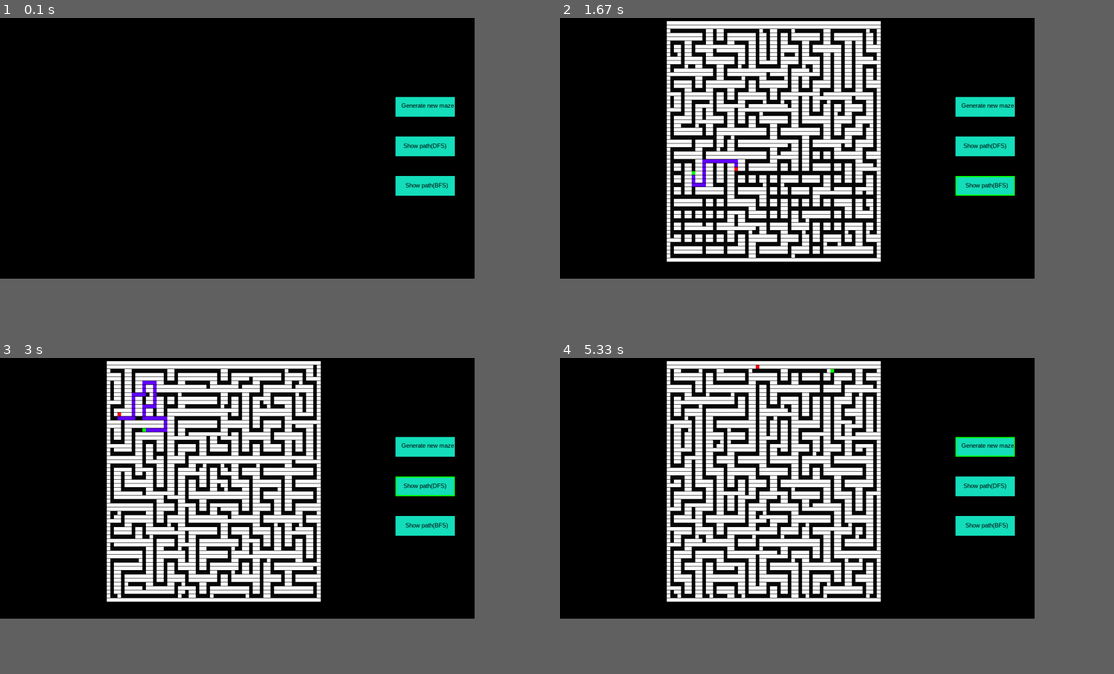
Above: before the commit, frames 1-4 (two rows, left to right).
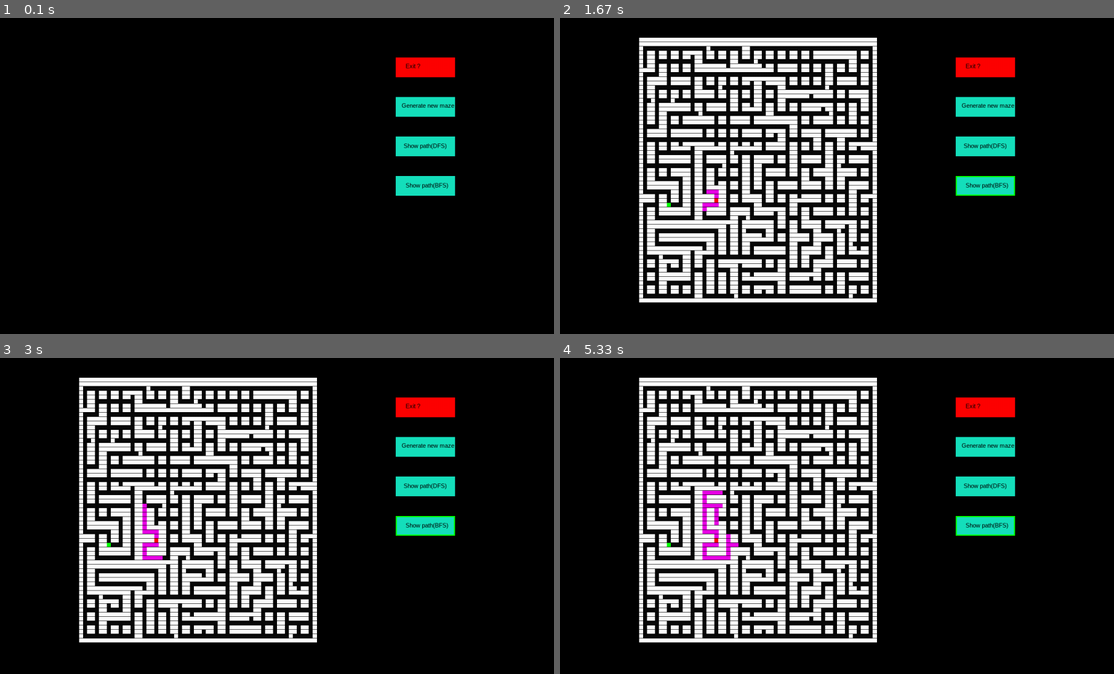
Above: after the commit, the same moments.

Repository: kyawzinmyat/mazeGen
Game: pygame game, started from game.py
Two runs of this game, one before a commit and one after it. Both use one fixed random seed, a clock stepped at 60 frames per second and the inputs below.
Inputs (mouse positions are in pixels of both pictures, inside the frame that each line leads up to):
- Up to frame 1 (0.1 s): no input
- Up to frame 2 (1.67 s): click "Generate new maze" at 0.38 s; press the mouse at (986, 185) at 0.7 s; move the mouse to (969, 128) at 0.8 s; release the mouse at (958, 71) at 0.93 s; press the mouse at (986, 144) at 1.03 s; move the mouse to (909, 163) at 1.13 s; release the mouse at (837, 182) at 1.27 s; click (986, 185) at 1.38 s, where only the run before the commit has a clickable "Show path(BFS)"
- Up to frame 3 (3 s): press the mouse at (426, 446) at 1.7 s; move the mouse to (382, 427) at 1.8 s; release the mouse at (332, 408) at 1.93 s; click (426, 446) at 2.62 s, where only the run before the commit has a clickable "Generate new maze"; press the mouse at (426, 484) at 2.93 s
- Up to frame 4 (5.33 s): move the mouse to (886, 471) at 3.03 s; release the mouse at (792, 459) at 3.17 s; click (986, 484) at 3.85 s, where only the run before the commit has a clickable "Show path(DFS)"; press the mouse at (986, 484) at 4.17 s; move the mouse to (964, 490) at 4.27 s; release the mouse at (947, 493) at 4.4 s; click (986, 446) at 5.08 s, where only the run before the commit has a clickable "Generate new maze"
In our replay, the window is 771x424 before the commit and 900x514 after it. These sizes can differ from the game's own. Grey fills any space a smaller window leaves; there, only what the larger window draws over its background counts as a difference.

The runs differ from the first frame. In frame 1, 0.9% of the frame differs, in the area x 71-83%, y 12-57%; in frame 2, 27%; in frame 3, 27%; in frame 4, 27%, in the area x 14-83%, y 0-91%.

Commit message:
added visualization for path finding of dfs and bs

Diff:
--- a/findpath.py
+++ b/findpath.py
@@ -2,6 +2,9 @@
 from collections import deque
 from maze import Maze
 
+import pygame
+max_width = 1000
+max_height = 800
 
 
 class Node:
@@ -28,7 +31,7 @@
 
 
 
-	def traverse(self,fill):
+	def traverse(self,fill, fun = None):
 
 		self.frointer = [self.maze.get_index_of(self.maze.start)]
 
@@ -53,6 +56,8 @@
 
 					self.frointer.append(adj_index)
 		return False
+
+
 
 	def set_maze(self,new_maze):
 
@@ -135,7 +140,14 @@
 
 					self.maze.maze[i[0]][i[1]]=self.mark
 		#self.maze.print()
+		self.index_list = index_list
 		return True
+
+	def get_indexlist(self):
+		try:
+			return self.index_list
+		except:
+			return False
 
 
 	# its show all the space explored
@@ -190,7 +202,7 @@
 
 
 
-			for adj_index in self.maze.get_index(current_index):
+			for adj_index in self.maze.get_index(current_index,shuffle = False):
 
 				if  adj_index not in self.visited and adj_index not in self.frointer:
 
@@ -198,6 +210,7 @@
 
 					self.frointer.append(adj_index)
 		return False
+
 
 	def set_maze(self,new_maze):
 
@@ -279,9 +292,14 @@
 				if self.maze.maze[i[0]][i[1]]==self.maze.blank:
 
 					self.maze.maze[i[0]][i[1]]=self.mark
-		#self.maze.print()
+		self.index_list = index_list
 		return True
 
+	def get_indexlist(self):
+		try:
+			return self.index_list
+		except:
+			return False
 
 	# its show all the space explored
 
--- a/game.py
+++ b/game.py
@@ -3,14 +3,26 @@
 from findpath import Dfs,Bfs
 import random
 from csvtolist import get_maze_list
-
+import time
 
 
 pygame.init()
 
+max_width = 1400
+max_height = 800
+start = False
+
+screen = pygame.display.set_mode((max_width,max_height))
+
+global row
+row = 20
+
+global col
+col = 20
 
 def generate():
     try:
+        print("called generated")
         maze = Maze()
         start = [random.randrange(row),random.randrange(col)]
         end = [random.randrange(row),random.randrange(col)]
@@ -18,8 +30,9 @@
         maze.load_maze_csv("maze2.csv")
         maze = maze.get_maze()
         draw_rect(maze)
-    except:
-        pass
+        return
+    except:
+        return
 
 
 
@@ -27,8 +40,8 @@
 def draw_rect(maze,show=False):
     maze_row = len(maze)-1
     maze_col = len(maze[0])
-    cell_height = int((max_height-20)/ maze_row)
-    padding_width = int((max_width - max_height)/2)
+    cell_height = int((max_height-100)/ maze_row)
+    padding_width = int((max_width - max_height)/3)
     cell_width = cell_height -1
     for index,row in enumerate(maze):
         for index2,col in enumerate(row):
@@ -48,7 +61,7 @@
                     color = (100,0,255,255)
                     width = 0
 
-            pygame.draw.rect(screen,color,(index2*cell_width+padding_width,index*cell_height+8,cell_height,cell_width),width=width)
+            pygame.draw.rect(screen,color,(index2*cell_width+padding_width,index*cell_height+50,cell_height,cell_width),width=width)
 
 def show_path_dfs():
     try:
@@ -60,15 +73,60 @@
     except:
         pass
 
+
 def show_path_bfs():
     try:
         maze = get_maze_list('maze2.csv')
-        dfs = Bfs()
+        bfs = Bfs()
+        bfs.set_maze(maze)
+        bfs.solve()
+        draw_rect(bfs.maze.maze,True)
+    except:
+        pass
+
+def draw_rect_by_indecies(list_of_indices,maze, delay = 10, color = None):
+    draw_rect(maze,show=False)
+    maze_row = len(maze)-1
+    maze_col = len(maze[0])
+    cell_height = int((max_height-100)/ maze_row)
+    padding_width = int((max_width - max_height)/3)
+    cell_width = cell_height -1
+    is_break = False
+    while not is_break:
+        for index in list_of_indices:
+            if maze[index[0]][index[1]] != "A" and maze[index[0]][index[1]] != 'E':
+                print(maze[index[0]][index[1]] )
+                if not color:
+                    color = (100,0,255,255)
+                width = 0
+                pygame.draw.rect(screen,color,(index[1]*cell_width+padding_width,index[0]*cell_height+50,cell_height,cell_width),width=width)
+                pygame.time.delay(delay)
+                pygame.display.update()
+        is_break = True
+
+
+def new_find_path_bfs():
+    try:
+        maze = get_maze_list('maze2.csv')
+        bfs = Bfs()
+        bfs.set_maze(maze)
+        bfs.solve(fill = False)
+        draw_rect_by_indecies(bfs.visited, maze, 100, (233,0,230,50))
+        draw_rect_by_indecies(bfs.get_indexlist()[::-1],maze)
+    except:
+        pass
+
+def new_find_path_dfs():
+    try:
+        maze = get_maze_list('maze2.csv')
+        dfs = Dfs()
         dfs.set_maze(maze)
-        dfs.solve()
-        draw_rect(dfs.maze.maze,True)
-    except:
-        pass
+        dfs.solve(fill = False)
+        draw_rect_by_indecies(dfs.visited, maze, 100, (233,0,230,50))
+        draw_rect_by_indecies(dfs.get_indexlist()[::-1],maze)
+    except:
+        pass
+
 
 
 
@@ -89,17 +147,7 @@
 ### padding 200
 
 ## actuall height
-max_width = 1200
-max_height = 660
-start = False
-
-screen = pygame.display.set_mode((max_width,max_height))
-
-global row
-row = 20
-
-global col
-col = 20
+
 
 
 running = True
@@ -111,16 +159,22 @@
 
     but_gen = pygame.draw.rect(screen,"#16e0bd", (1000,200,150,50))
     screen.blit(font.render('Generate new maze',True,(0,0,0,100)), (1015,213))
+
     but_dfs = pygame.draw.rect(screen,"#16e0bd", (1000,300,150,50))
     screen.blit(font.render('Show path(DFS)',True,(0,0,0,100)), (1020,315))
+
     but_bfs = pygame.draw.rect(screen,"#16e0bd", (1000,400,150,50))
     screen.blit(font.render('Show path(BFS)',True,(0,0,0,100)), (1025,415))
+
+    but_quit = pygame.draw.rect(screen,"#ff0000", (1000,100,150,50))
+    screen.blit(font.render('Exit ?',True,(0,0,0,100)), (1025,113))
 
     ### show path
     if check_mouse(1000,300,50,150):
         pygame.draw.rect(screen,"#00ff00", (1000,300,150,50),width=3)
         if pygame.mouse.get_pressed()[0] == 1:
-            show_path_dfs()
+            #show_path_dfs()
+            new_find_path_dfs()
 
     ##### gen  new maze
     elif check_mouse(1000,200,50,150):
@@ -132,8 +186,13 @@
     elif check_mouse(1000, 400,50,150):
         pygame.draw.rect(screen,"#00ff00", (1000,400,150,50),width=3)
         if pygame.mouse.get_pressed()[0] == 1:
-            show_path_bfs()
-
+            #show_path_bfs()
+            new_find_path_bfs()
+
+    elif check_mouse(1000, 100,50,150):
+        pygame.draw.rect(screen,"#00ff00", (1000,400,150,50),width=3)
+        if pygame.mouse.get_pressed()[0] == 1:
+            running = False
 
 
     if not True:
--- a/maze.py
+++ b/maze.py
@@ -35,7 +35,7 @@
 					return [i,j]
 
 
-	def get_index(self,index):
+	def get_index(self,index,shuffle=True):
 		list_of_index=[]
 		row_range=len(self.maze)
 		col_range=len(self.maze[0])
@@ -57,7 +57,7 @@
 			if self.maze[index[0]][index[1]+1]==self.blank or self.maze[index[0]][index[1]+1]==self.stop:
 					list_of_index.append([index[0],index[1]+1])
 
-
-		random.shuffle(list_of_index)
+		if shuffle:
+			random.shuffle(list_of_index)
 
 		return list_of_index
--- a/maze1.csv
+++ b/maze1.csv
@@ -1,61 +1,61 @@
 ############################################################
 ###A########################################################
-#                         # E##        #                   #
-#### ## ##### ## ##### ## ## ## ## ## ## ##### ## ## ##### #
-#### ## ##### ## ##### ## ## ## ## ## ## ##### ## ## ## ## #
-# ##             #        ## ## ##    ##       ##    ## ## #
-# ## ##### ##### ## ## ##### ## ######## ## ## ## ## ## ## #
-# ## ##### ##### ## ## ##### ## ######## ## ## ## ## ## ## #
-# ## ##    ##     # ##  #    ##    #  ##          ## ## ## #
-# ## ## ## ## ##### ## ## ######## ##### ## ## ## ## ## ## #
-# ## ## ## ## ## ## ## ## ######## ##### ## ## ##### ## ## #
-#    ##       ## ## ## ##       ##  #       ##    ## ## ## #
-#### ## ## ## ## ## ## ######## ##### ##### ##### ## ## ## #
-# ## ## ## ## ## ## ## ######## ##### ## ## ##### ## ##### #
-#          ## ##  # ##  #    ##       ## ##    ## ## ##    #
-#### ## ## ## ##### ## ## ############## ## ## ##### ## ####
-#### ## ## ## ##### ## ## ################# ## ##### ## ## #
-#        #       ##    ##       ##          ##       ## ## #
-# ## ## ## ##### ## ## ######## ## ##### ############## ## #
-# ## ## ## ##### ## ## ######## ## ##### ################# #
-#    ##          #           ##    #              ##    ## #
-# ## ## ######## ##### ##### ########### ######## ## ## ## #
-# ## ## ######## ##### ##### ########### ######## ## #######
-# ##          ##                ##       ##    ## ## ##    #
-# ## ## ##### ## ## ##### ##### ## ##### ## ## ## ##### ## #
-# ## ## ##### ## ## ##### ##### ## ##### ######## ##### ## #
-# ## ##    ##          ## ##          ##       ##    ## ## #
-# ## ##### ## ######## ## ## ######## ######## ##### ##### #
-# ## ##### ## ######## ## ## ## ## ## ## ##### ##### ##### #
-# ##       ##    ##    ##    ## ## ## ##     #    ## ##    #
-# ############## ## ########### ## ## ############## ## ####
-# ############## ############## ## ## ############## ## ## #
-# #  ##       ## ##          ## ## ##    ##          ## ## #
-# ## ## ##### ## ## ######## ## ## ##### ## ########### ## #
-# ## ## ##### ## ## ######## ##### ##### ## ########### ####
-# ## ##    ##    ##    ##    ##    ##  #    ##       ##    #
-# ## ##### ########### ## ##### ##### ######## ##### ##### #
-# ######## ########### ## ##### ##### ######## ##### ##### #
-#       ##    ##       ## ## ##       #  ##  # ##    #  ## #
-####### ##### ## ######## ## ########### ## ## ######## ## #
-# ##### ##### ##### ## ## ##### ######## ## ## ######## ## #
-# ## ## #  ##    ##    ## ##    ##    ## ## ##       ##    #
-# ## ## ## ##### ######## ## ##### ## ## ########### #######
-# ## ## ## ##### ######## ## ##### ## ## ########### ##### #
-# ## ## ## ##  #          ##       ## ##    ##       ##    #
-# ## ## ## ## ####################### ##### ## ######## ####
-# ## ## ## ## ############## ######## ##### ## ######## ####
-# ## ## ## ##       ##    ##       ##    ## ## ##    ##    #
-# ## ## ## ######## ## ## ######## ##### ## ## ## ## ##### #
-# ## ## ## ######## ## ## ######## ##### ## ## ## ## ## ## #
-#    ## ## ##       ## ## ##       #   # ##    ## ##    ## #
-####### ## ## ######## ## ## ########### ######## ######## #
-# ##### ## ## ######## ## ## ############################# #
-# ##    ##    ##    ## ##    ##    ##    ##       ##       #
-# ## ########### ## ## ######## ## ## ## ## ##### ## #######
-# ## ########### ## ## ######## ## ## ## ## ## ## ## #######
-# ## ##       ## ## ## ##    ## ## ## ##    ##    ## #     #
-# ## ## ##### ## ## ## ## ## ## ## ## ############## ##### #
-# ## ## ##### ## ## ## ## ## ## ## ## ############## ##### #
-#  #  #    ##    ##    #  ##    ##  #                #     #
+#             ##    ##      E   #        ##    ##    ##    #
+# ########### ##### ## ######## ######## ## ## ## ## ## ## #
+# ########### ##### ## ######## ######## ## ## ## ## ## ####
+#    #  ## ##                ##    ##  # ## ##    ## ##    #
+# ## ## ## ##### ## ######## ##### ##### ## ######## ##### #
+# ## ## ## ##### ## ######## ##### ##### ## ######## ## ## #
+# ## ##    ##             ##    ##    ## ## ##       ## ## #
+# ## ######## ##### ##### ##### ##### ## ## ## ######## ## #
+# ## ######## ##### ######## ## ##### ## ## ## ######## ## #
+# ##          ##             ## #  ## ##    ## #        ## #
+# ## ## ##### ## ##### ######## ## ## ######## ########### #
+# ## ## ##### ## ##### ######## ## ## ######## ########### #
+# ##    ##    #               #    ## ##    ##    ##    ## #
+# ## ######## ## ## ################# ## ## ##### ## ## ## #
+# ## ######## ## ## ################# ## ## ##### ## ## ####
+#             ##             ##       ## ##    ##    ##    #
+# ## ##### ## ## ######## ## ## ######## ##### ########### #
+# ## ##### ##### ######## ## ## ######## ##### ########### #
+#    ##    ##    ##    ## ##    ##       ##  #  #       ## #
+# ## ## ## ## ##### ## ## ## ##### ######## ##### ######## #
+# ## ## ## ## ##### ## ## ## ## ## ############## ######## #
+# ##    ##    ##    ## ##  # ## ## ## ##  #    ##       ## #
+# ########### ## ##### ##### ## ## ## ## ## ########### ## #
+# ########### ## ##### ##### ##### ## ## ## ########### ## #
+#             ##             ##    ##    ##    #  ##  #    #
+########## ## ## ## ##### ## ## ############## ## ## #######
+########## ## ## ## ##### ## ## ##### ## ##### ## ## #######
+#    ##          ##             ##    ##    ## ##    #  ## #
+# ## ## ######## ########### ##### ######## ## ######## ## #
+# ## ## ######## ## ######## ##### ######## ## ######## ## #
+# ## ## ##       ## ##    ## #  ##    ##    ##    #  ## ## #
+#### ## ## ######## ## ## ## ## ##### ## ######## ## ## ## #
+#### ## ## ########### ## ## ## ##### ## ######## ## ## ## #
+#    ##    ##    ##    ##    ##    ## ##       ## ##  #    #
+# ########### ## ## ############## ## ######## ## ##########
+# ########### ## ## ############## ## ########### ######## #
+#           # #  ##    ##     #    ##          ##    #     #
+############# ######## ## ##### ############## ##### #######
+###################### ## ## ## ############## ##### #######
+#             ##       ## ## ## ##          ## #  ##       #
+# ########### ## ######## ## ## ## ######## ## ## ######## #
+# ########### ## ## ##### ## ## ## ######## ## ########### #
+# ##    ##    ## ##    ## ## ## ##       ##    ##       ## #
+# ## ## ## ##### ##### ## ## ## ######## ######## ##### ## #
+# ## ## ## ## ## ######## ## ##### ##### ######## ######## #
+# ##  #    #  ##    ##    ## ##    ##    ##    ## ##    ## #
+# ################# ## ##### ## ##### ##### ## ##### ## ## #
+# ################# ## ##### ######## ######## ##### ## ## #
+# ##                ##       ##    ## ##    ##       ## ## #
+# ## ########################## ## ## ## ## ########### ## #
+# ## ########################## ## ## ## ## ########### ## #
+# ##    ##  #       ##       ## ##  #    ## ##    ##    ## #
+# ##### ## ## ##### ## ##### ################# ## ## ##### #
+####### ## ## ##### ## ##### ################# ## ## ## ## #
+#       ## ##    ## ## ##  # ##       ##    ## ## ##    ## #
+# ############## ## ## ## ## ## ##### ## ## ## ## ######## #
+# ############## ## ## ## ## ## ##### ## ## ## ## ######## #
+#                ##    ##    #  ##    #  ##    ##          #
 ############################################################
--- a/maze2.csv
+++ b/maze2.csv
@@ -1,61 +1,61 @@
 ############################################################
 ############################################################
-#                                                          #
-# ## ## ## ## ## ## ## ######## ## ##### ## ######## ## ## #
-# ## ## ## ## ##### ## ######## ## ##### ## ######## ## ## #
-# ##        #                            ##                #
-# ## ######## ## ##### ## ## ## ##### ## ## ## ## ##########
-# ## ## ##### ## ## ## ## ## ## ######## ## ## ## ######## #
-#        #    #        ##                      ##    ##    #
-# ## ## ## ##### ## ## ## ## ## ## ## ######## ##### ## ####
-# ## ## ## ##### ## ## ## ## ## ## ## ######## ##### ## ####
-#          ##    ##    ## ##     #                      #  #
-# ######## ## ## ## ## ## ## ## ## ######## ##### ##### ## #
-# ## ##### ## ## ##### ## ## ## ## ## ##### ##### ##### ## #
-#             ##       ##  #       ##                   ## #
-# ## ##### ## ## ## ##### ## ## ## ## ## ## ######## ## ## #
-# ## ##### ## ## ## ##### ## ## ## ## ## ## ## ##### ## ## #
-# #        ##                ##             #  ##       ## #
-# ##### ## ## ##### ## ## ## ## ########### ##### ##### ## #
-# ##### ## ## ##### ## ## ## ## ########### ##### ##### ## #
-#                      #           ##       ##    ##       #
-# ## ##### ## ## ## ## ########### ## ######## ##### ##### #
-# ## ##### ## ## ##### ########### ## ######## ## ## ##### #
-#             ##    ##  #          ##  #    ##             #
-# ## ## ## ## ## ## ##### ## ## ######## ## ## ## ## ## ## #
-# ## ## ## ## ## ## ##### ## ## ## ##### ## ## ## ## ## ## #
-#       #        ##                            #           #
-# ## ## ## ######## ## ######## ##### ## ######## ## ## ## #
-# ## ## ## ##### ## ## ##### ## ##### ## ######## ## ## ## #
-#     #             ## ##          ##                      #
-# ## ## ## ## ######## ## ## ## ## ## ## ## ## ## ## ## ## #
-# ##### ## ## ######## ## ## ## ## ## ## ## ## ## ## ## ## #
-#    ## ## ##             ##             ## ##          ## #
-#### ## ## ######## ## ## ## ######## ## ## ## ## ## ## ## #
-#### ## ## ######## ## ## ## ######## ## ## ## ## ## ## ## #
-#                      ## ##          ##    ##    ##    ## #
-# ########### ## ##### ## ######## ## ## ##### ## ## ## ## #
-# ## ######## ## ##### ## ######## ##### ## ## ## ## ## ## #
-# ##       ##                ##E   ##          ##    ##    #
-# ## ##### ## ##### ######## ## ## ## ##### ## ## ## ## ## #
-# ## ##### ## ##### ######## ## ## ## ##### ## ## ## ## ## #
-#       ## ##       ##    ## ##    ##       ##     #    ## #
-# ##### ## ## ## ## ## ## ## ## ##### ## ## ## ##### ## ## #
-####### ## ## ## ## ## ## ## ## ##### ## ## ##### ## ## ####
-#       ##    ##  #          ##                   ##       #
-# ##### ######## ########### ## ########### ## ## ## ##### #
-# ## ## ######## ########### ## ########### ## ## ## ##### #
-# ## ##    ##       ##                #   #    ##          #
-# ## ## ## ## ##### ## ##### ######## ##### ## ## ## ## ## #
-# ## ## ## ## ##### ## ##### ######## ##### ## ## ## ## ## #
-#          ##       ##       ##  #          #        ##    #
-# ##### ## ## ## ## ######## ## ## ## ## ## ## ## ## ## ## #
-# #A### ## ## ## ## ## ##### ##### ## ## ## ##### ## ## ## #
-#          ##       ##    ## ##    ##             ## ##    #
-# ## ## ##### ## ## ##### ## ## ##### ##### ##### ## ## ## #
-# ## ## ##### ## ## ##### ## ## ##### ##### ##### ## ## ## #
-#          ##             ##    ##    ##    #  ## ##    ## #
-# ## ## ## ########### ##### ## ## ## ## ##### ## ##### ## #
-# ## ## ## ########### ##### ## ## ## ## ##### ## ##### ## #
-#       ##                         ##           #          #
+# ##                            ##                         #
+# ## ######## ## ## ## ## ## ## ## ##### ##### ## ## ## ## #
+# ## ######## ## ## ## ## ## ## ## ##### ##### ## ## ## ####
+# ##E   ## ##    ##    ##                         ##  #    #
+# ##### ## ## ## ## ##### ## ## ##### ##### ######## ## ## #
+# ## ## ## ## ## ## ##### ## ## ##### ##### ######## ## ## #
+# ## ## ##    ##          ##                       #    ## #
+# ## ## ##### ## ## ## ## ## ## ## ##### ## ## ## ## ##### #
+# ## ## ##### ## ## ## ## ## ## ## ## ## ##### ## ## ##### #
+# ## ##    ##    ##    ##                      ##          #
+# ######## ##### ## ##### ## ## ## ## ## ## ## ## ##########
+# ######## ##### ## ##### ## ## ## ## ## ## ## ## ## ##### #
+#       ##    ##                #        ## ##             #
+####### ##### ## ## ## ######## ##### ## ## ## ##### ## ## #
+####### ##### ## ## ## ######## ##### ## ## ## ##### ## ## #
+#    ##       ##     #          #  ## ##    ##             #
+# ## ########### ################# ## ## ## ## ## ## ## ## #
+# ## ########### ################# ## ## ##### ## ## ## ## #
+# ## ##       ##          ##     # ## ##    ##             #
+# ## ## ##### ########### ## ##### ## ## ## ## ## ## ## ## #
+# ## ## ##### ########### ## ##### ## ## ## ## ## ## ## ## #
+# ## ##    ##             ## ##  #  #    ##       #        #
+# ## ##### ################# ## ########### ##### ##### ## #
+# ######## ################# ## ########### ##### ##### ## #
+#  #    ## #   #       ##    ## #  ##    ##    ##       ## #
+#### ##### ##### ##### ## ##### ## ## ## ## ## ## ## ## ## #
+# ## ##### ##### ##### ## ##### ## ## ## ## ## ## ## ## ## #
+# ##       ##    ##    ##       #  ## ##    ##       ##  # #
+# ########### ##### ################# ######## ##### ## ## #
+# ########### ##### ################# ######## ##### ## ## #
+# ##  #       ##  #                   ##    ##    ##    ## #
+# ## ## ######## ####################### ## ##### ## ## ## #
+# ## ## ## ############################# ## ##### ## ## ## #
+# #  ## ##       ##    ##       #     ## ##    ## ## ##    #
+# ##### ######## ## ## ## ##### ##### ## ##### ## ## ## ####
+# ##### ######## ## ## ## ##### ######## ##### ## ## ## ####
+#    ## ##    ## ## ##    #  ##          ##    ## ## ##    #
+#### ## ## ## ## ## ######## ############## ## ## ## ## ## #
+#### ##### ## ## ## #################### ## ## ## ## ## ## #
+#    ##    ## ##  #       ##    ##    #  ##    ##       ## #
+# ##### ##### ########### ## ## ## ## ##### ## ######## ## #
+# ##### ##### ########### ## ## ## ## ##### ## ######## ## #
+#    ##    ##       ##    ## ## ##          ##  #       ## #
+#### ##### ######## ## ##### ## ## ##### ##### ## ## ## ## #
+#### ##### ##### ## ## ##### ## ## ##### ##### ## ## ## ## #
+# ## ##          ## ##    ## ## ##    ## ##    ##    ##    #
+# ## ## ######## ## ##### ## ## ## ## ## ## ## ## ## ## ## #
+# ## ## ######## ## ##### ## ## ## ## ## ## ## ## ## ## ## #
+#        #          ##  #    ##    ## ##    ##    ##       #
+# ######## ##### ##### ######## ## ## ########### ## ## ## #
+# ######## ##### ##### ##### ## ## ## ########### ## ## ## #
+#    ##    ##                   ## ##       ##          ## #
+# ## ## ##### ########### ## ## ## ######## ## ## ## ## ## #
+# ## ## ## ############## ## ## ## ######## ## ## ## ## ## #
+  ## ##             ##          ##    ##    ## ##    ##    #
+# ## ## ## ## ##### ## ## ## ######## ## ##### ## ## ## ## #
+# ## ## #A ## ##### ## ## ## ######## ## ##### ## ## ## ## #
+#       ##  #    ##    ##  #          ##     #             #
 ############################################################
--- a/mazegen.py
+++ b/mazegen.py
@@ -27,10 +27,11 @@
 			self.maze_array[(end[0])*3-1][end[1]*3-2] = 'E'
 			self.dfs.set_maze(self.maze_array[:])
 			while not self.dfs.solve(fill=False):
+				print(counter)
 				self.dfs2(seed,end)
 				self.convert_array()
-				self.maze_array[seed[0]*3+1][seed[1]*2+1] = 'A'
-				self.maze_array[(end[0])*3-1][end[1]*3-2] = 'E'
+				self.maze_array[random.randint(0,row)][random.randint(0,col)] = 'A'
+				self.maze_array[random.randint(o,row)][random.randint(0,col)] = 'E'
 				counter +=1
 				if counter > 100:
 					break
@@ -57,15 +58,12 @@
 
 	def _dfs(self,pre_cell,current_cell):
 		self.visited_cells.append(current_cell)
-		#print("current cell",current_cell.index_)
 		self.visited_index.append(current_cell.index_)
 		next_cell= self.connect_cell(current_cell)
 		pre_cell.wall[next_cell[2]]=False
 		current_cell.wall[current_cell.op[next_cell[2]]]=False
-		#print(current_cell.wall)
 		if self.maze[next_cell[0]][next_cell[1]] not in self.visited_cells and next_cell not in self.visited_index:
 			self._dfs(current_cell,self.maze[next_cell[0]][next_cell[1]])
-			#print("next cell",next_cell)
 		return
 
 
Not shown, changed: README.md
Not shown, added: .DS_Store
Not shown, changed: LICENSE
